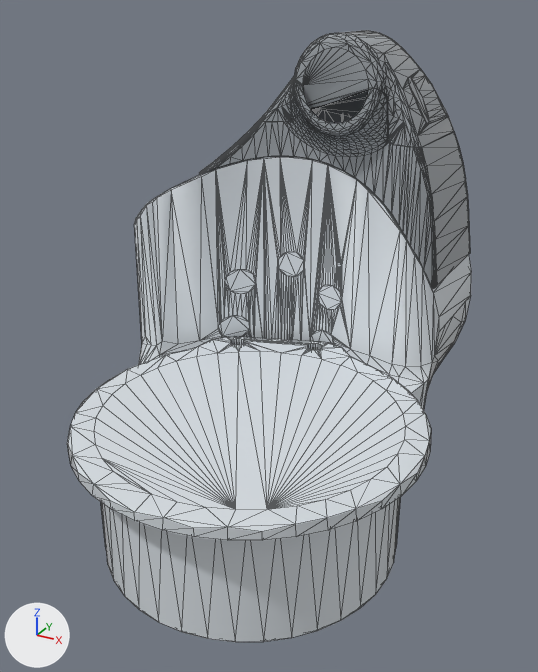
Before and after pictures for a commit that changed the OBJ model alexander-models/alexander_V1_description/meshes/cycloidal_arm/LeftElbowPitchLink.obj.
Camera for both pictures: a 50 mm camera at (0.077, -0.1309, 0.0791) aimed at (-0.0048, 0.0178, 0.0047). The axes (+X, +Y, +Z) are drawn at lower left. The lights are the same throughout. Mesh edges are drawn as thin lines. Where no turn or scale is listed for an object, it has been applied to the vertices.

The older version as bpy lines, for what is in view:
```python
ob_n17_24_p01_01_l_elbow_bend_structure = bpy.data.objects.new('N17_24_P01_01_L_Elbow_Bend_Structure', me_n17_24_p01_01_l_elbow_bend_structure)
ob_n17_24_p01_01_l_elbow_bend_structure.location = (0.0, 0.0, 0.0)
ob_n17_24_p01_03_l_forearm_wire_inlet = bpy.data.objects.new('N17_24_P01_03_L_Forearm_wire_inlet', me_n17_24_p01_03_l_forearm_wire_inlet)
ob_n17_24_p01_03_l_forearm_wire_inlet.location = (0.0, 0.0, 0.0)
ob_n17_24_p01_04_l_forearm_wire_inlet_cover = bpy.data.objects.new('N17_24_P01_04_L_Forearm_wire_inlet_cover', me_n17_24_p01_04_l_forearm_wire_inlet_cover)
ob_n17_24_p01_04_l_forearm_wire_inlet_cover.location = (0.0, 0.0, 0.0)
ob_n17_25_p11_01_elbow_to_forearm = bpy.data.objects.new('N17_25_P11_01_Elbow_To_Forearm', me_n17_25_p11_01_elbow_to_forearm)
ob_n17_25_p11_01_elbow_to_forearm.location = (0.0, 0.0, 0.0)
```
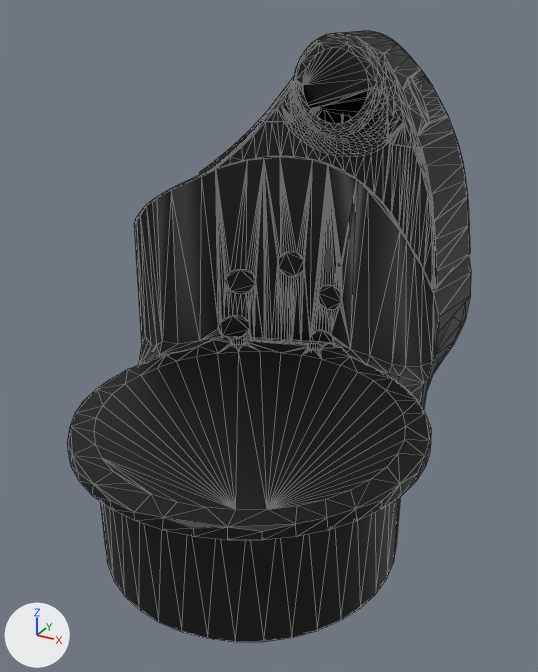
Patch to the scene script:
```diff
--- a/alexander-models/alexander_V1_description/meshes/cycloidal_arm/LeftElbowPitchLink.obj.py
+++ b/alexander-models/alexander_V1_description/meshes/cycloidal_arm/LeftElbowPitchLink.obj.py
@@ mat_procedural_car_paint @@
+mat_procedural_car_paint = principled_material('Procedural_Car_paint')
+mat_procedural_car_paint.base_color = (0.05, 0.05, 0.05)  # black #3f3f3f
+mat_procedural_car_paint.metallic = 1.0
@@ me_n17_24_p01_01_l_elbow_bend_structure @@
 me_n17_24_p01_01_l_elbow_bend_structure.from_pydata(...)  # 817 vertices, 1521 faces; spans x -0.0585..0.0285, y 0.0031..0.0834, z -0.0435..0.0435
-me_n17_24_p01_01_l_elbow_bend_structure.materials.append(mat_material__29)  # white #dce2e7
+me_n17_24_p01_01_l_elbow_bend_structure.materials.append(mat_procedural_car_paint)  # black #3f3f3f
@@ me_n17_24_p01_03_l_forearm_wire_inlet @@
 me_n17_24_p01_03_l_forearm_wire_inlet.from_pydata(...)  # 544 vertices, 868 faces; spans x -0.0351..0.0273, y 0.0341..0.0834, z 0.0131..0.062
-me_n17_24_p01_03_l_forearm_wire_inlet.materials.append(mat_material__30)  # grey #9fa5aa
+me_n17_24_p01_03_l_forearm_wire_inlet.materials.append(mat_procedural_car_paint)  # black #3f3f3f
@@ me_n17_24_p01_04_l_forearm_wire_inlet_cover @@
 me_n17_24_p01_04_l_forearm_wire_inlet_cover.from_pydata(...)  # 405 vertices, 797 faces; spans x -0.0226..0.0214, y 0.042..0.0793, z 0.0488..0.074
-me_n17_24_p01_04_l_forearm_wire_inlet_cover.materials.append(mat_material__30)  # grey #9fa5aa
+me_n17_24_p01_04_l_forearm_wire_inlet_cover.materials.append(mat_procedural_car_paint)  # black #3f3f3f
@@ me_n17_25_p11_01_elbow_to_forearm @@
 me_n17_25_p11_01_elbow_to_forearm.from_pydata(...)  # 484 vertices, 976 faces; spans x -0.0415..0.0414, y -0.0415..0.0471, z -0.0416..-0.0077
-me_n17_25_p11_01_elbow_to_forearm.materials.append(mat_material__29)  # white #dce2e7
+me_n17_25_p11_01_elbow_to_forearm.materials.append(mat_procedural_car_paint)  # black #3f3f3f
```

What differs and where, as boxes (x1, y1, x2, y2) in the pictures (538 x 672 px):
'N17_25_P11_01_Elbow_To_Forearm', recoloured (white to black): (67, 336, 431, 642) in both
'N17_24_P01_01_L_Elbow_Bend_Structure', recoloured (grey to black): (134, 156, 471, 410) in both
'N17_24_P01_03_L_Forearm_wire_inlet', recoloured: (199, 85, 470, 288) in both
'N17_24_P01_04_L_Forearm_wire_inlet_cover', recoloured: (258, 30, 454, 147) in both
